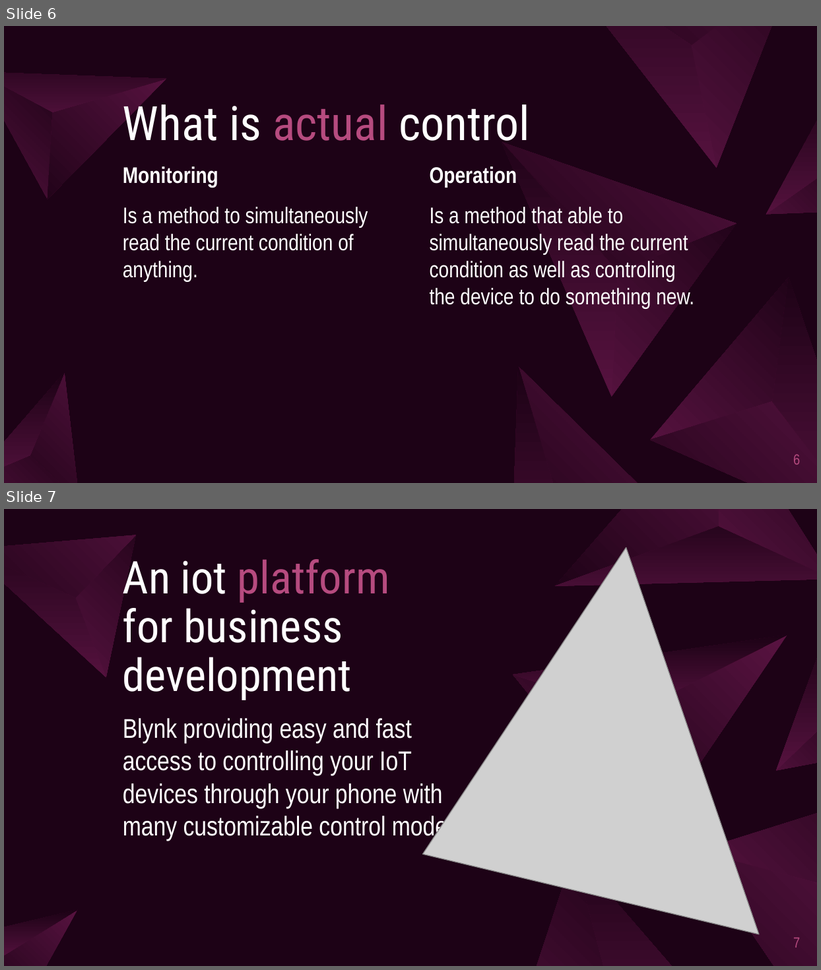
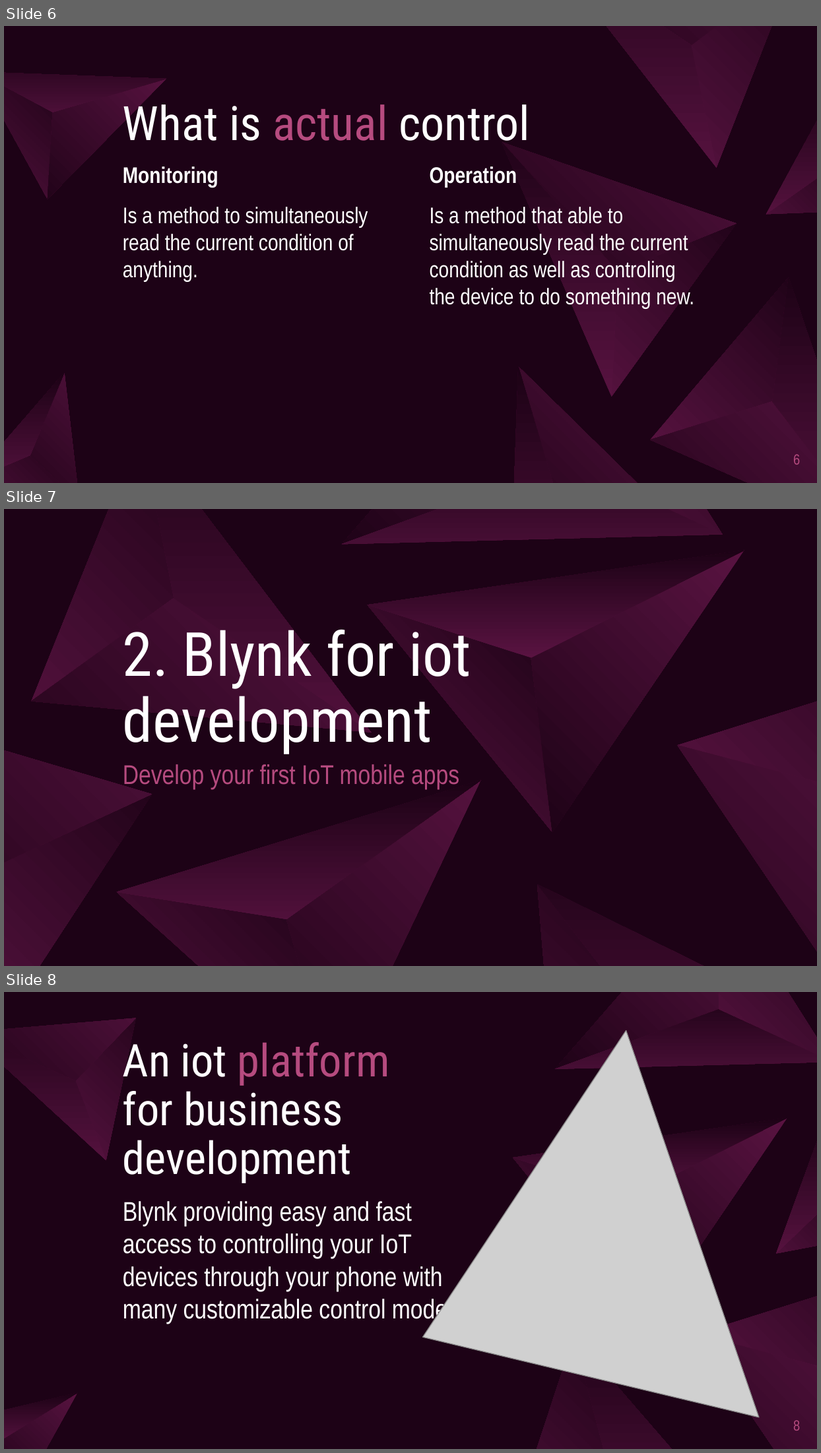
Before and after one commit to adiparamartha/BlynkIoTConnection, a slide deck: IoTBlynkConnection.pptx. Shown one above the other, each under a label of ours: slides 6 and 7 before the commit, slides 6, 7 and 8 after it. The pictures are 821x970 and 821x1453 pixels, drawn with LibreOffice and Linux fonts; fonts in the diff are those of the drawing; grey boxes stand for pictures. Boxes give left, top, right and bottom in pixels: in the first picture for what was removed or moved away, otherwise in the second. Text is boxed around its words. In the diff, an @@ line names an element or a change of style, - is before the commit and + after.

Commit message:
Project Development

```diff
--- a/IoTBlynkConnection.pptx
+++ b/IoTBlynkConnection.pptx
@@ slide 7 added at (x1=4, y1=509, x2=817, y2=966), background #1D0216 @@
@@ title added at (x1=123, y1=629, x2=471, y2=755), 54 pt, text #FFFFFF @@
+2. Blynk for iot development
@@ subtitle added at (x1=123, y1=764, x2=459, y2=789), 24 pt, text #B64B7F @@
+Develop your first IoT mobile apps
@@ group added at (x1=4, y1=509, x2=817, y2=966): 21 freeform shapes @@
@@ what was slide 7 is now slide 8 @@
@@ page number at (x1=793, y1=1420, x2=800, y2=1431): text changed @@
-7
+8
```
Also in this commit, not shown: 3 slides changed.
